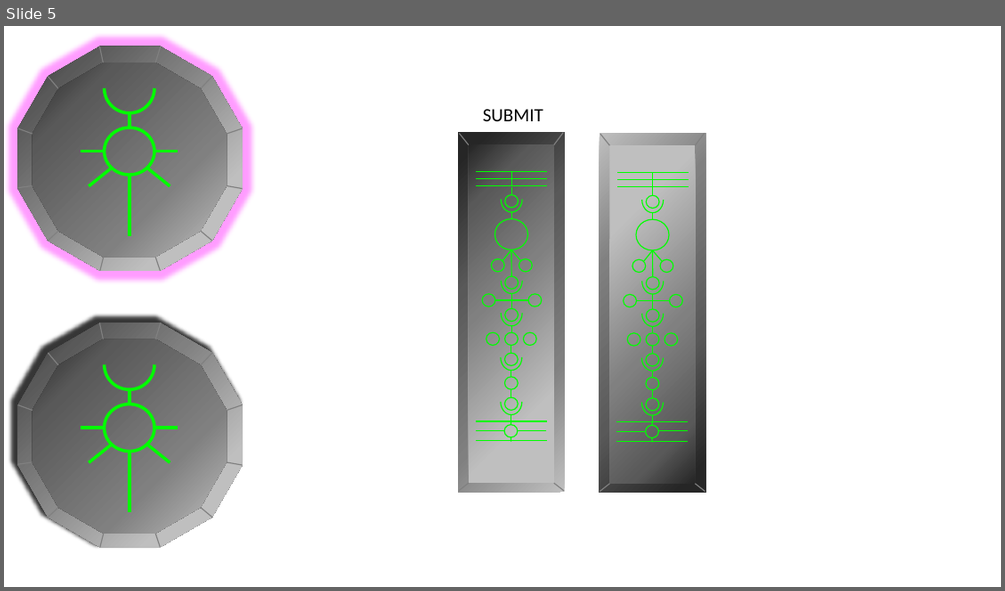
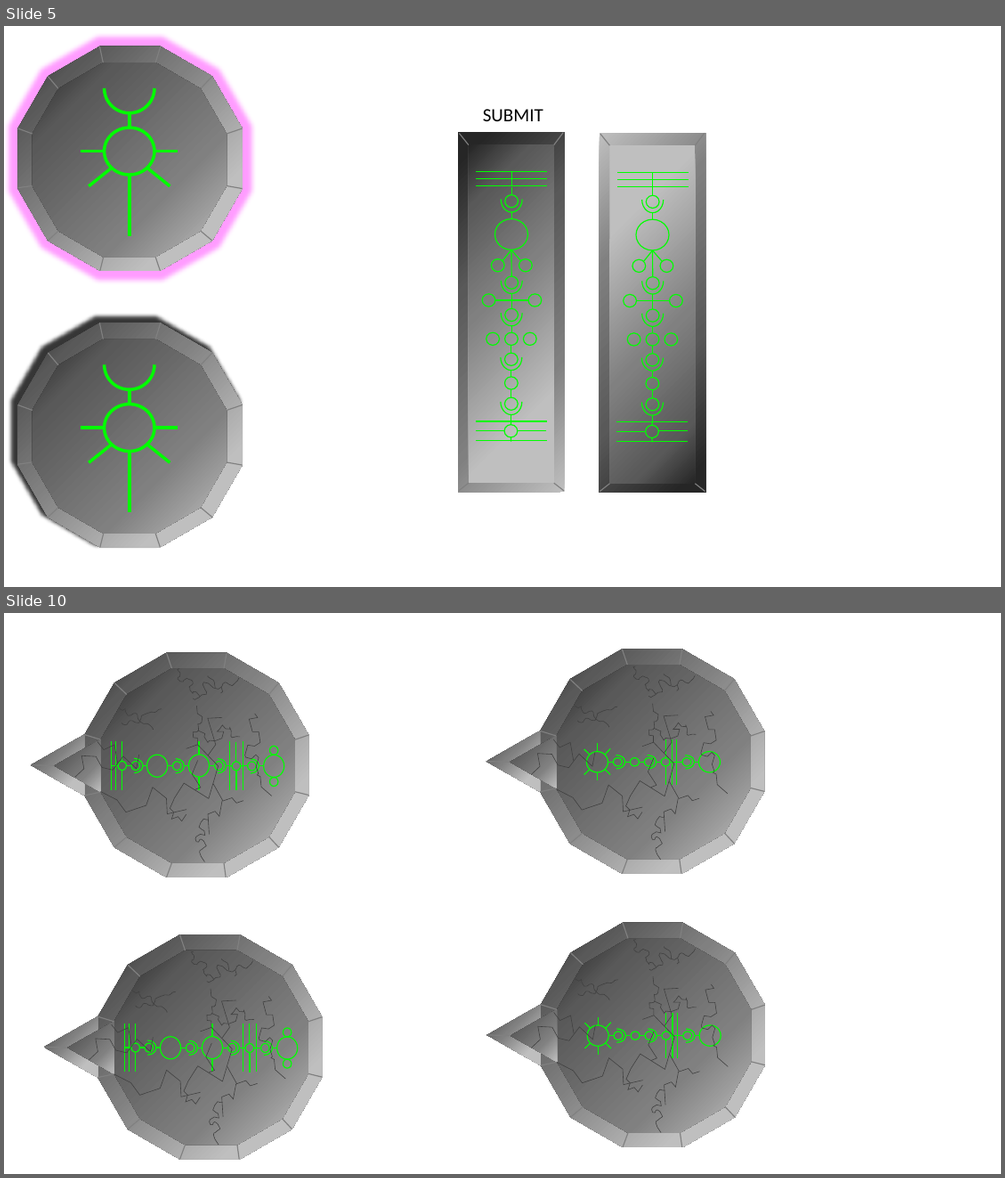
Before and after one commit to zaphodbeblebrox/DnD_Puzzle, a slide deck: Notes/Icons.pptx. Shown one above the other, each under a label of ours: slide 5 before the commit, slides 5 and 10 after it; the slides between them are not shown. The pictures are 1005x591 and 1005x1178 pixels, drawn with LibreOffice and Linux fonts; fonts in the diff are those of the drawing. Boxes give left, top, right and bottom in pixels: in the first picture for what was removed or moved away, otherwise in the second. Text is boxed around its words. In the diff, an @@ line names an element or a change of style, - is before the commit and + after.

```diff
--- a/Notes/Icons.pptx
+++ b/Notes/Icons.pptx
@@ slide 10 added at [4,613,1001,1174], background #FFFFFF @@
@@ group added at [31,653,309,877]: 34 lines, 18 freeform shapes, 11 ellipses, 4 left brackets, 2 dodecagons, 2 triangles @@
@@ group added at [486,649,764,873]: 30 lines, 18 freeform shapes, 7 ellipses, 3 left brackets, 2 dodecagons, 2 triangles @@
@@ group added at [486,923,765,1147]: 30 lines, 18 freeform shapes, 7 ellipses, 3 left brackets, 2 dodecagons, 2 triangles @@
@@ group added at [44,934,322,1159]: 34 lines, 18 freeform shapes, 11 ellipses, 4 left brackets, 2 dodecagons, 2 triangles @@
```
Also in this commit, not shown: 3 other slides added, 38 other files.
